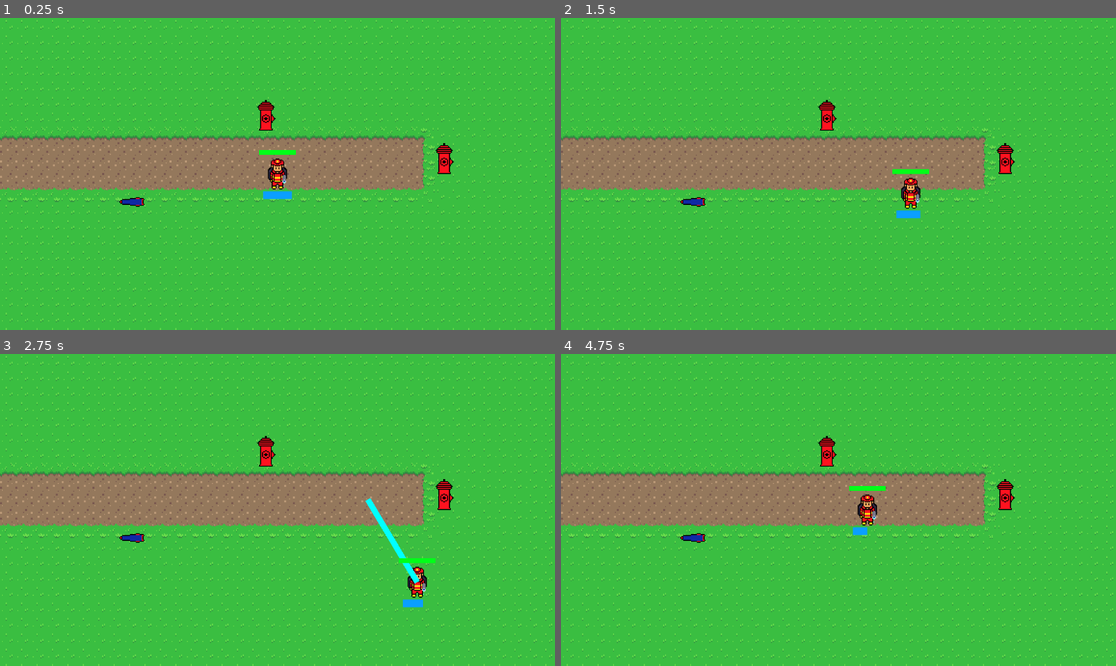
Above: before the commit, frames 1-4 (two rows, left to right).
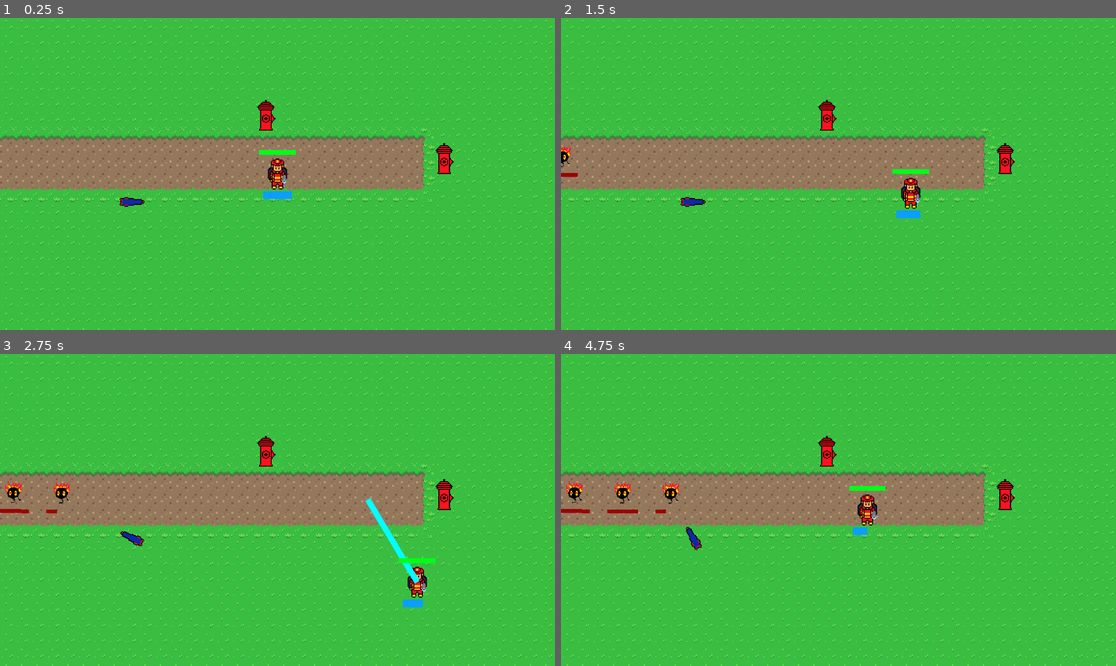
Above: after the commit, the same moments.

Repository: SantinoCuello/FireFighter
Game: Godot game, scene res://scenes/juego.tscn
Two runs of this game, one before a commit and one after it. Both use one fixed random seed, a clock stepped at 60 frames per second and the inputs below.
Inputs (mouse positions are in pixels of both pictures, inside the frame that each line leads up to):
- Up to frame 1 (0.25 s): no input
- Up to frame 2 (1.5 s): tap Enter at 0.5 s; move the mouse to (960, 158) at 0.52 s; press the mouse at (960, 158) at 0.53 s; hold Right (ui_right) 0.53-1.28 s; move the mouse to (727, 189) at 1.27 s; release the mouse at (727, 189) at 1.28 s; hold Down (ui_down) from 1.28 s (still down); click (727, 189) at 1.35 s
- Up to frame 3 (2.75 s): move the mouse to (333, 441) at 2.02 s; release Down (ui_down) at 2.03 s; press the mouse at (333, 441) at 2.03 s; hold Right (ui_right) from 2.03 s (still down)
- Up to frame 4 (4.75 s): move the mouse to (810, 572) at 2.77 s; release Right (ui_right) at 2.78 s; release the mouse at (810, 572) at 2.78 s; hold Up (ui_up) 2.78-3.53 s; click (810, 572) at 2.85 s; move the mouse to (1005, 556) at 3.52 s; press the mouse at (1005, 556) at 3.53 s; hold Left (ui_left) from 3.53 s (still down); move the mouse to (672, 463) at 4.27 s; release the mouse at (672, 463) at 4.28 s; click (672, 463) at 4.35 s

The runs differ from the first frame. In frame 1, less than 0.1% of the frame differs, in the area x 21-27%, y 57-61%; in frame 2, 0.2%; in frame 3, 0.4%; in frame 4, 0.7%, in the area x 0-27%, y 40-64%.

Commit message:
fix/feat: enemy spawn/turret1

Diff:
--- a/scenes/juego.tscn
+++ b/scenes/juego.tscn
@@ -1094,10 +1094,10 @@
 position = Vector2(216, 18)
 
 [node name="PathSpawner" type="Node2D" parent="."]
+top_level = true
 script = ExtResource("8_5g1u2")
 
 [node name="Timer" type="Timer" parent="PathSpawner"]
-wait_time = 5.0
 autostart = true
 
 [node name="Fondo" type="TileMapLayer" parent="."]
--- a/scripts/bullet.gd
+++ b/scripts/bullet.gd
@@ -19,5 +19,6 @@
 
 
 func _on_area_2d_body_entered(body: Node2D) -> void:
-	if "Enemigo A" in body.name:
+	if "Enemigo" in body.name:
+		body.recieve_water(bulletDamage)
 		queue_free()
--- a/scripts/enemigo_1.gd
+++ b/scripts/enemigo_1.gd
@@ -1,6 +1,6 @@
 extends CharacterBody2D
 
-@export var speed = 100
+@export var speed = 50
 var target_position: Vector2 = Vector2.ZERO
 
 @export var MAX_HP: int = 30
@@ -24,6 +24,9 @@
 	if get_parent().get_progress_ratio() == 1:
 		queue_free()
 
+	if HP <= 0:
+		get_parent().get_parent().queue_free()
+
 func _on_area_entered(body):
 	if body.has_method("recieve_damage"):
 		body.recieve_damage(DAMAGE)
--- a/scripts/path_spawner.gd
+++ b/scripts/path_spawner.gd
@@ -2,6 +2,8 @@
 
 @onready var path = preload("res://scenes/stage1.tscn")
 
-func _on_timer_timeout():
+
+func _on_timer_timeout() -> void:
 	var tempPath = path.instantiate()
 	add_child(tempPath)
+	print("aaaa")
--- a/scripts/water_gun_tower.gd
+++ b/scripts/water_gun_tower.gd
@@ -1,17 +1,19 @@
 extends StaticBody2D
 
 var Bullet = preload("res://towers/bullet.tscn")
-var bulletDamage = 10
+var bulletDamage = 20
 var pathName
 var currentTargets = []
 var curr
 
+func _process(delta: float) -> void:
+	if is_instance_valid(curr):
+		self.look_at(curr.global_position)
 
 func _on_tower_body_entered(body: Node2D) -> void:
 	if "Enemigo1" in body.name:
 		var tempArray = []
 		currentTargets = get_node("Tower").get_overlapping_bodies()
-		print(currentTargets)
 
 		for i in currentTargets:
 			if "Enemigo" in i.name:
@@ -23,7 +25,7 @@
 			if currentTarget == null:
 				currentTarget = i.get_node("../")
 			else:
-				if i.get_parent().get_progress() > currentTarget.getProgress():
+				if i.get_parent().get_progress() > currentTarget.get_progress():
 					currentTarget = i.get_node("../")
 
 		curr = currentTarget
@@ -36,4 +38,4 @@
 		tempBullet.global_position = $Aim.global_position
 
 func _on_tower_body_exited(body: Node2D) -> void:
-	pass
+	currentTargets = get_node("Tower").get_overlapping_bodies()
--- a/towers/water_gun_tower.tscn
+++ b/towers/water_gun_tower.tscn
@@ -19,10 +19,10 @@
 shape = SubResource("RectangleShape2D_84aoq")
 
 [node name="Aim" type="Marker2D" parent="."]
-position = Vector2(-28, 0)
+position = Vector2(18, 0)
 
 [node name="WaterGun" type="Sprite2D" parent="."]
-rotation = 1.5707964
+rotation = 4.712389
 texture = ExtResource("2_4p15d")
 
 [node name="Tower" type="Area2D" parent="."]
Not shown: 1 places in towers/bullet.tscn that only renumber resources
